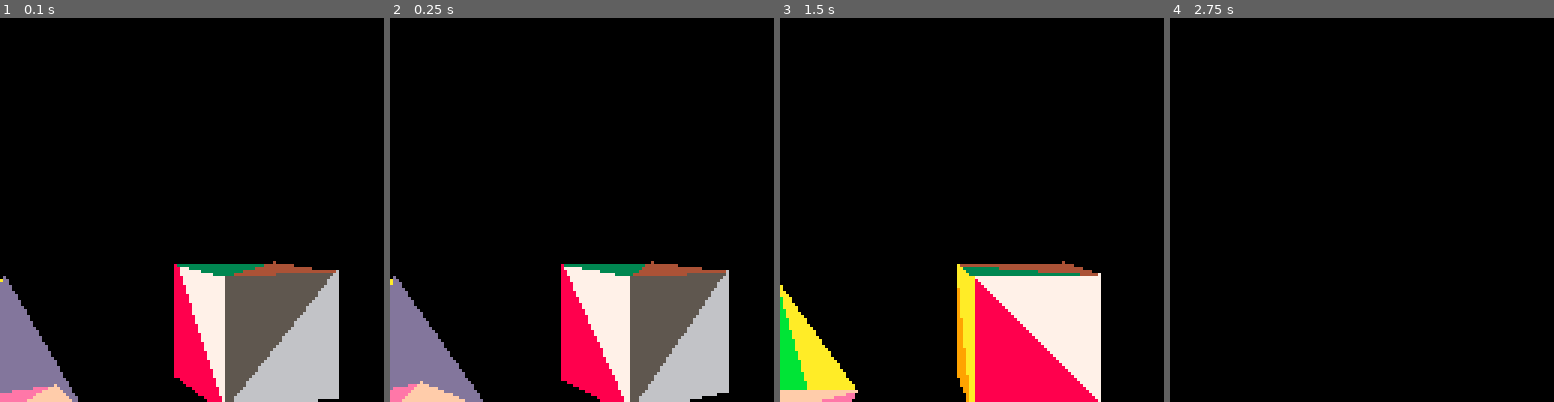
Above: before the commit, frames 1-4 (left to right).
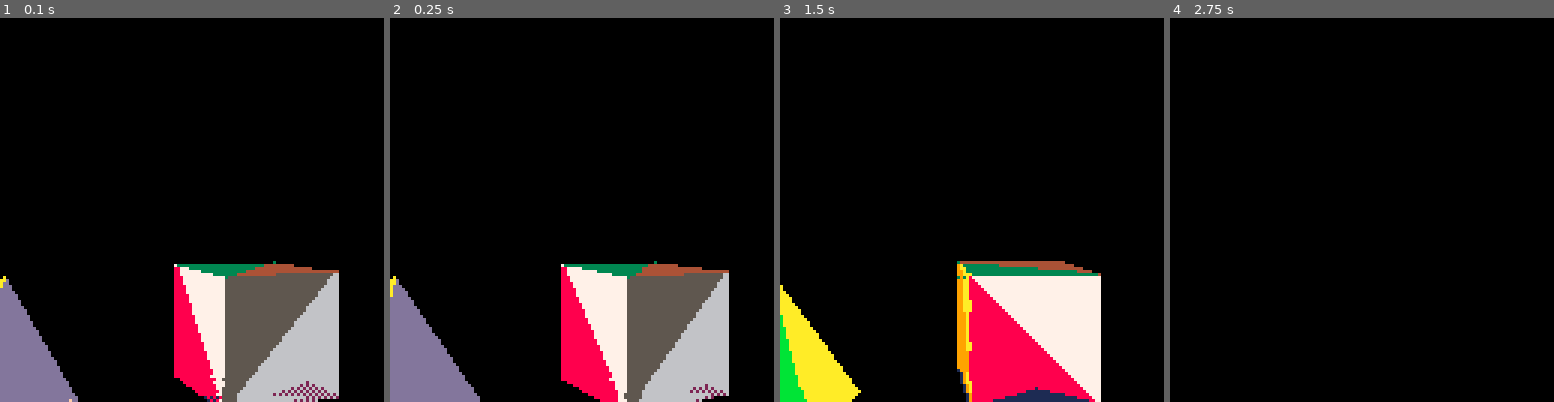
Above: after the commit, the same moments.

Repository: ajbowen249/pico83D
Game: PICO-8 cartridge t2.p8
The game is run twice, just before and just after one commit, with the same random seed, the same clock (stepped at 60 frames per second) and the same inputs.
Inputs:
- Up to frame 1 (0.1 s): no input
- Up to frame 2 (0.25 s): no input
- Up to frame 3 (1.5 s): tap X (X key) at 0.33, 1.07 s; tap O (Z key) at 0.7 s
- Up to frame 4 (2.75 s): hold Right 1.6-2.1 s; tap O (Z key) at 1.7, 2.1, 2.5 s; tap X (X key) at 1.85 s; hold Up 2.15-2.42 s; hold Right from 2.47 s (still down)

The runs differ from the first frame. In frame 1, 1.0% of the frame differs, in the area x 0-89%, y 63-100%; in frame 2, 1.6%; in frame 3, 3.1%, in the area x 0-84%, y 63-100%; in frame 4, nothing differs.

Commit message:
zbuffer
It's slow and there's lot's of Z-fighting. Sigh, painter's it is!

Diff:
--- a/t2.p8
+++ b/t2.p8
@@ -219,7 +219,7 @@
     line(v3[1],v3[2],v1[1],v1[2],col)
 end
 
-function draw_span( mainX, offX, row, minX, maxX, color )
+function draw_span( mainX, offX, row, minX, maxX, baseZ, zDeltaX, color )
     if offX < mainX then
         -- "Main" and "off" lose their meaning here if we
         -- need to swap. Oh, well.
@@ -229,29 +229,43 @@
     end
 
     local left = mainX > minX and mainX or minX
+    left = left >= 0 and left or 0
+
     local right = offX < maxX and offX or maxX
+    right = right < screenWidth and right or screenWidth
+
+    local z = baseZ
+    local zBuf = zBuffer
 
     for x=flr(left), flr(right) do
-        pset(x,row,color)
-    end
-end
-
-function draw_spans( mainX, offX, startY, endY, mainStepX, offStepX, color, minX, maxX, drawBottom )
+        if z < zBuf[x+1][row+1] then
+            zBuf[x+1][row+1] = z
+            pset(x,row,color)
+        end
+
+        z += zDeltaX
+    end
+end
+
+function draw_spans( mainX, offX, startY, endY, mainStepX, offStepX, color, minX, maxX, baseZ, zDeltaY, zDeltaX, drawBottom )
     assert( endY >= startY )
     startY = flr( startY )
     endY = flr( endY )
     if not drawBottom then endY-=1 end
     if endY < startY then endY=startY end
 
+    local z = baseZ
+
     for row = startY, endY do
         if row >= screenHeight then
             break
         end
         if row >= 0 then
-            draw_span( mainX, offX, row, minX, maxX, color )
+            draw_span( mainX, offX, row, minX, maxX, z, zDeltaX, color )
         end
         mainX += mainStepX
         offX += offStepX
+        z += zDeltaY
     end
 
     return mainX
@@ -294,10 +308,6 @@
         midpoint = v3
     end
 
-    assert(topmost != bottommost)
-    assert(topmost != midpoint)
-    assert(bottommost != midpoint)
-
     -- Traverse from topmost to bottommost
     -- "Main" in this context means, "Along or related to the edge with the biggest range."
     -- "Off" in the context means, "Along the edge from a main vertex to the mid vertex."
@@ -314,18 +324,22 @@
     local maxX = v1.x > v2.x and v1.x or v2.x
     maxX = maxX > v3.x and maxX or v3.x
 
+    local baseZ = topmost.z
+    local zDeltaY = (bottommost.z - topmost.z) / (bottommost.y - topmost.y)
+    local zDeltaX = (midpoint.z - topmost.z) / (midpoint.x - topmost.x)
+
     -- "Midpoint" may actually be at our same Y. If it is, skip the top "half"
     if hastop then
         local offStepX = (midpoint.x - topmost.x) / (midpoint.y - topmost.y)
         local offX = topmost.x
-        mainX = draw_spans(mainX, offX, topmost.y, midpoint.y, mainStepX, offStepX, color, minX, maxX, not hasbottom)
+        mainX = draw_spans(mainX, offX, topmost.y, midpoint.y, mainStepX, offStepX, color, minX, maxX, baseZ, zDeltaY, zDeltaX, not hasbottom)
     end
 
     -- Now draw the bottom "half" if applicable
     if hasbottom then
         local offX = midpoint.x
         local offStepX = (bottommost.x - midpoint.x) / (bottommost.y - midpoint.y)
-        draw_spans(mainX, offX, midpoint.y, bottommost.y, mainStepX, offStepX, color, minX, maxX, true)
+        draw_spans(mainX, offX, midpoint.y, bottommost.y, mainStepX, offStepX, color, minX, maxX, baseZ, zDeltaY, zDeltaX, true)
     end
 end
 
@@ -335,10 +349,9 @@
     --This is pretty bad. Make it better.
     if filled then
         -- Clear the zBuffer
-        local zBuf = zBuffer
-        for col=1,screenWidth,1 do
-            for row=1,screenHeight,1 do
-                zBuf[col][row]=150
+        for col=1,screenWidth do
+            for row=1,screenHeight do
+                zBuffer[col][row]=150
             end
         end
 
